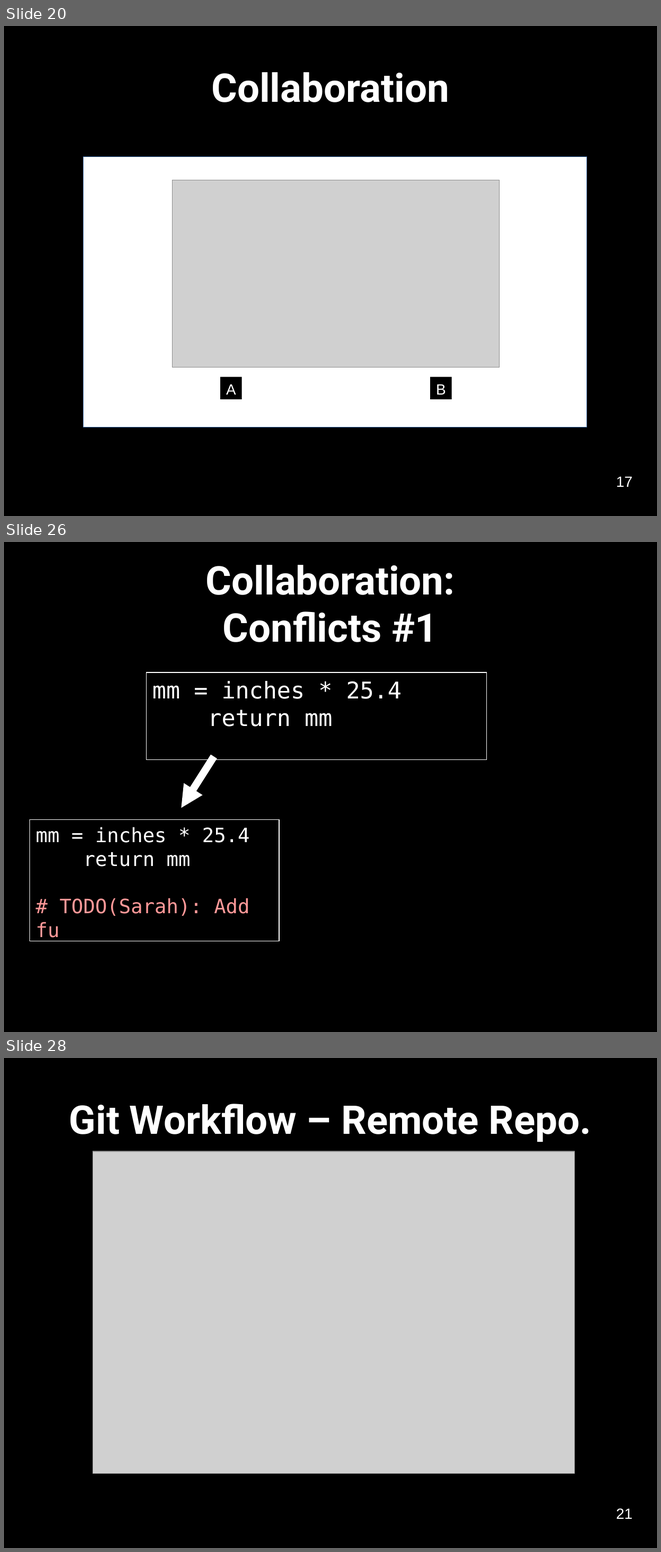
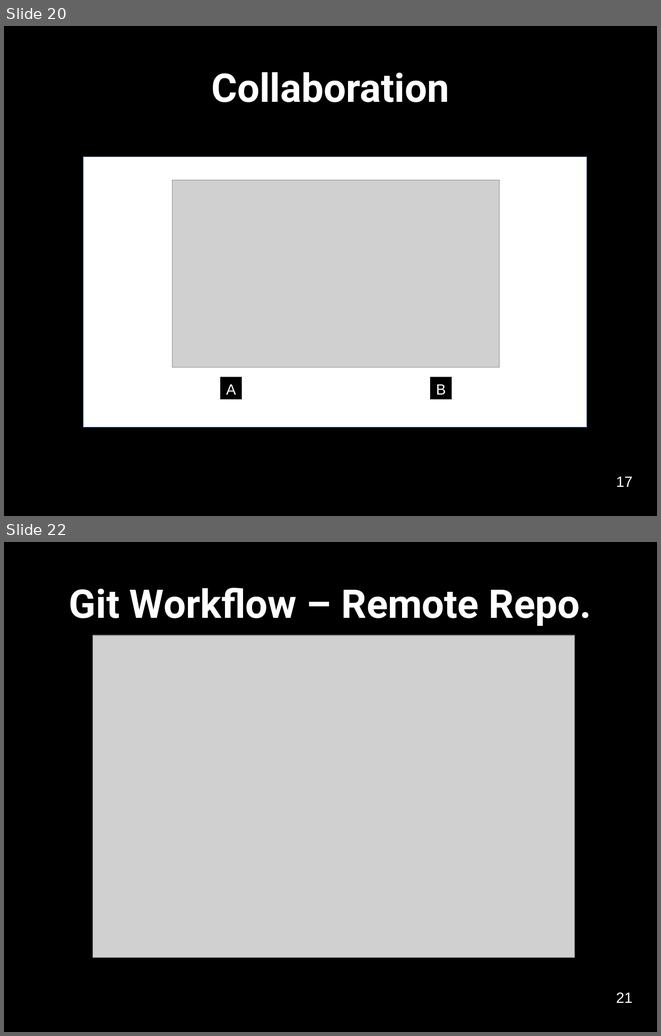
Before and after one commit to softwaresaved/2020-04-30-ramp-swc, a slide deck: novice/git/version-control-with-git-slides.odp. Shown one above the other, each under a label of ours: slides 20, 26 and 28 before the commit, slides 20 and 22 after it; the slides between them are not shown. The pictures are 661x1552 and 661x1036 pixels, drawn with LibreOffice and Linux fonts; fonts in the diff are those of the drawing; grey boxes stand for pictures. Boxes give left, top, right and bottom in pixels: in the first picture for what was removed or moved away, otherwise in the second. Text is boxed around its words. In the diff, an @@ line names an element or a change of style, - is before the commit and + after.

```diff
--- a/novice/git/version-control-with-git-slides.odp
+++ b/novice/git/version-control-with-git-slides.odp
@@ slide 26 removed at [4, 542, 657, 1032], background #000000 @@
@@ title removed at [206, 565, 455, 642] @@
-Collaboration:
-Conflicts #1
@@ rectangle removed at [146, 672, 487, 759] @@
-mm = inches * 25.4
-return mm
@@ arrow removed from (214, 757) to (181, 808) @@
@@ rectangle removed at [29, 819, 279, 941] @@
-mm = inches * 25.4
-return mm
-# TODO(Sarah): Add fu
@@ what was slide 28 is now slide 22 @@
```
Also in this commit, not shown: 4 slides changed, 4 other slides removed, 10 other files.
